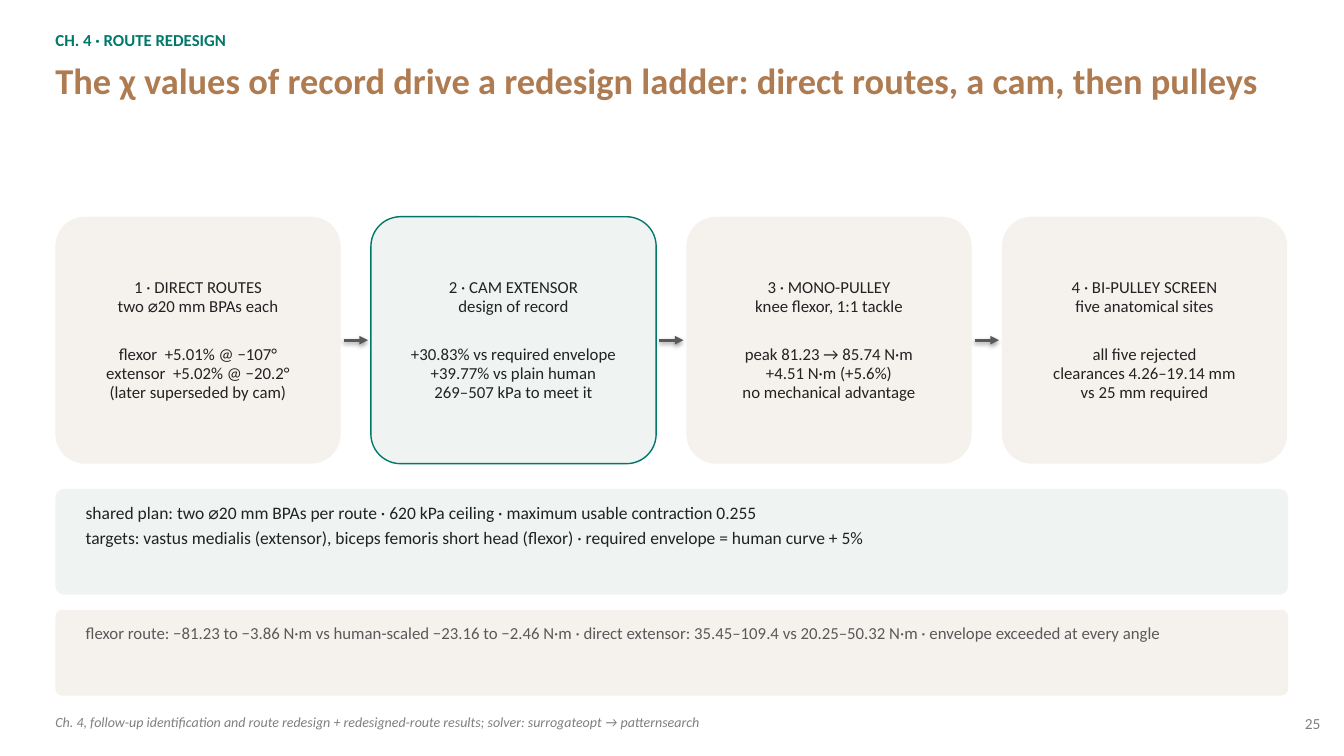
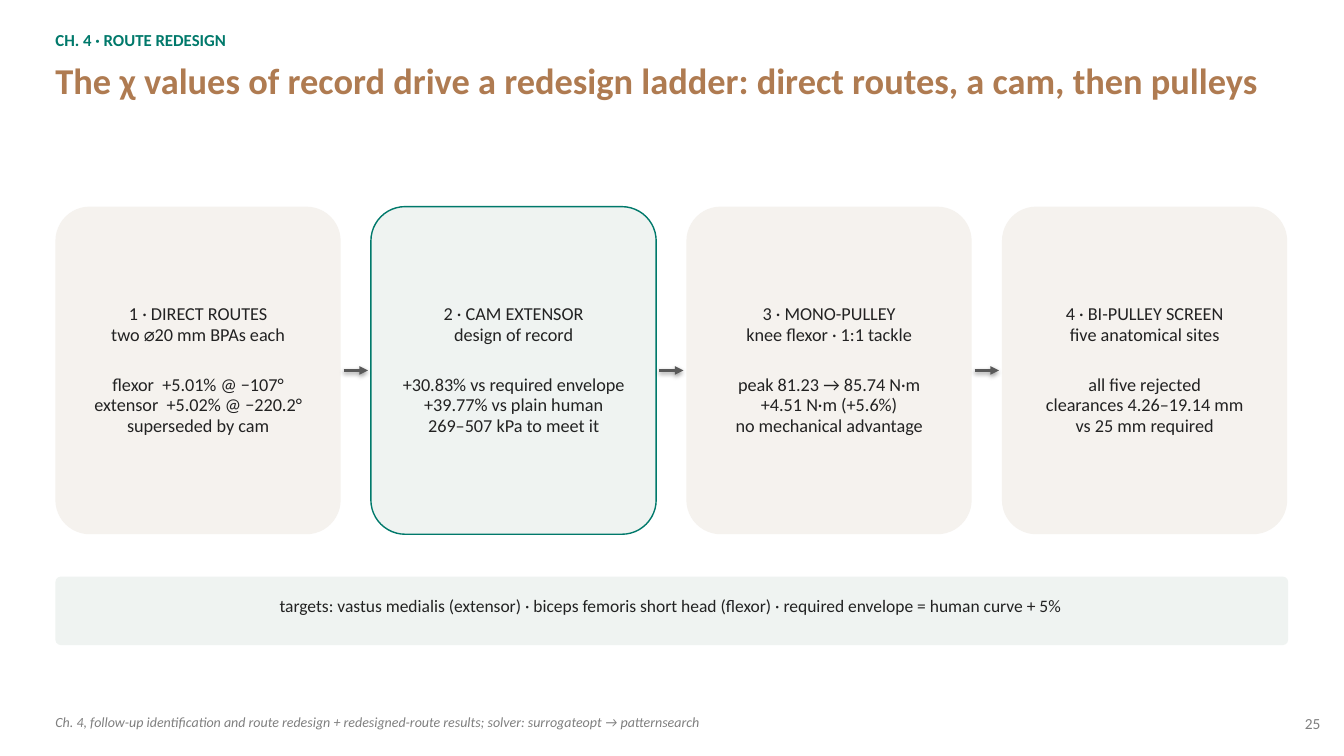
Before and after one commit to Agile-and-Adaptive-Robotics/Bipedal_Robot, a slide deck: slide 25 of Documentation/Reports and Papers/Dissertation/Defense/Bolen_Dissertation_Defense.pptx. Drawn at 1344x756 pixels with LibreOffice and Linux fonts; fonts in the diff are those of the drawing. Boxes give left, top, right and bottom in pixels: in the first picture for what was removed or moved away, otherwise in the second. Text is boxed around its words. In the diff, an @@ line names an element or a change of style, - is before the commit and + after.

```diff
--- a/Documentation/Reports and Papers/Dissertation/Defense/Bolen_Dissertation_Defense.pptx
+++ b/Documentation/Reports and Papers/Dissertation/Defense/Bolen_Dissertation_Defense.pptx
@@ rounded rectangle "1 · DIRECT ROUTES": place and size @@
-rounded rectangle "1 · DIRECT ROUTES" at <box>55,217,341,464</box>
+rounded rectangle "1 · DIRECT ROUTES" at <box>55,207,341,534</box>
@@ rounded rectangle "2 · CAM EXTENSOR": place and size @@
-rounded rectangle "2 · CAM EXTENSOR" at <box>371,217,656,464</box>
+rounded rectangle "2 · CAM EXTENSOR" at <box>371,207,656,534</box>
@@ rounded rectangle "2 · CAM EXTENSOR" at <box>371,207,656,534</box>: size 12 to 13 pt @@
@@ rounded rectangle "3 · MONO-PULLEY": place and size @@
-rounded rectangle "3 · MONO-PULLEY" at <box>687,217,972,464</box>
+rounded rectangle "3 · MONO-PULLEY" at <box>687,207,972,534</box>
@@ rounded rectangle "4 · BI-PULLEY SCREEN" at <box>1002,207,1288,534</box>: size 12 to 13 pt @@
@@ rounded rectangle "4 · BI-PULLEY SCREEN": place and size @@
-rounded rectangle "4 · BI-PULLEY SCREEN" at <box>1002,217,1288,464</box>
+rounded rectangle "4 · BI-PULLEY SCREEN" at <box>1002,207,1288,534</box>
@@ text in rounded rectangle at <box>111,308,285,391</box>: size 12 to 13 pt in "1 · DIRECT ROUTES", "two ⌀20 mm BPAs each", "flexor +5.01% @ −107°" @@
@@ text in rounded rectangle at <box>736,308,922,435</box>: size 12 to 13 pt in "3 · MONO-PULLEY", "peak 81.23 → 85.74 N·m", "+4.51 N·m (+5.6%)", "no mechanical advantage" @@
@@ text in rounded rectangle at <box>746,328,912,341</box>: text changed; size 12 to 13 pt @@
-knee flexor, 1:1 tackle
+knee flexor · 1:1 tackle
@@ 3 arrows: place and size @@
-3 arrows at <box>344,341,999,341</box>
+3 arrows at <box>344,370,999,370</box>
@@ text in rounded rectangle at <box>94,398,302,435</box>: text changed; size 12 to 13 pt @@
-extensor +5.02% @ −20.2°
-(later superseded by cam)
+extensor +5.02% @ −220.2°
+superseded by cam
@@ rounded rectangle: place and size @@
-rounded rectangle at <box>55,489,1289,595</box>
+rounded rectangle at <box>55,577,1289,645</box>
@@ text at <box>280,599,1060,615</box>: text changed @@
-shared plan: two ⌀20 mm BPAs per route · 620 kPa ceiling · maximum usable contraction 0.255
-targets: vastus medialis (extensor), biceps femoris short head (flexor) · required envelope = human curve + 5%
+targets: vastus medialis (extensor) · biceps femoris short head (flexor) · required envelope = human curve + 5%
@@ rounded rectangle removed at <box>55,610,1289,696</box> @@
@@ text removed at <box>86,627,1160,642</box> @@
-flexor route: −81.23 to −3.86 N·m vs human-scaled −23.16 to −2.46 N·m · direct extensor: 35.45–109.4 vs 20.25–50.32 N·m · envelope exceeded at every angle
```
Also in this commit, not shown: 8 other slides changed, 21 other files.
